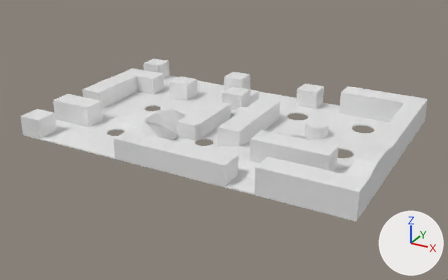
The OBJ model GRAFICOSYMULTIMEDIA/Unity/Assets/Nivel5.obj as it was, and as the next commit left it.
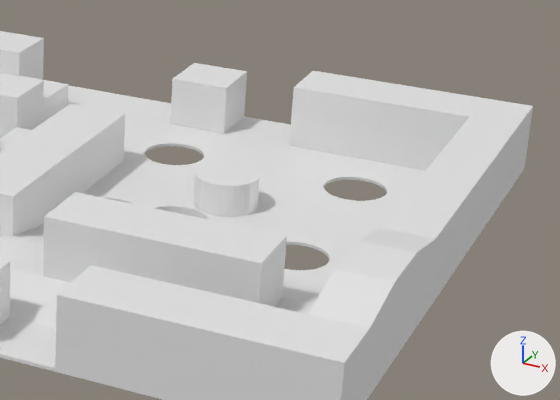
There are two pictures of each version: one whole from a 50 mm camera at (29.2, -45.1, 21.2) aimed at (4.8, -0.8, -0.9), one close up on the part from 52% to 98% of the width and 22% to 73% of the height. The lights are fixed; the arrows at lower right show +X, +Y and +Z. Where no turn or scale is listed for an object, it has been applied to the vertices.
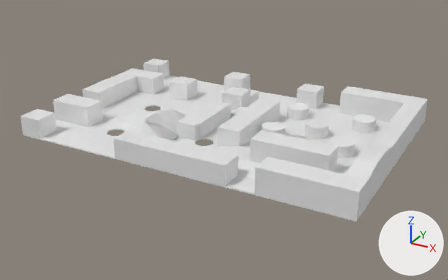
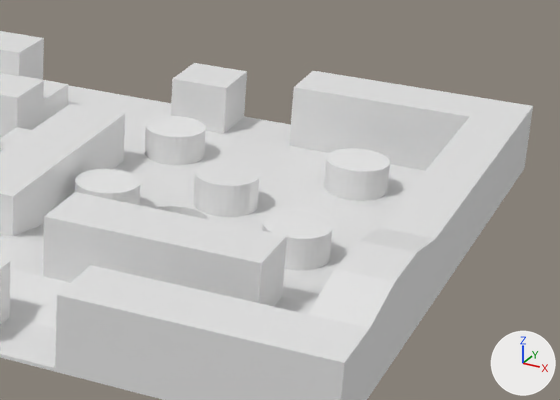
Boxes (x1, y1, x2, y2) around the edits, measured in the close-ups (560 x 400 px):
'Cylinder.001_Cylinder.002', added
    after: (324, 148, 390, 201)
'Cylinder_Cylinder.001', added
    after: (262, 211, 333, 270)
'Cylinder.002_Cylinder.003', added
    after: (145, 116, 206, 165)
'Cylinder.003_Cylinder.004', added
    after: (75, 169, 140, 205)

The change, as a list of edits to the scene's bpy script:
```text
Add mat_none:
    mat_none = principled_material('None')
    mat_none.base_color = (0.8, 0.8, 0.8)  # white #e7e7e7
    mat_none.roughness = 1.0
Add me_cylinder_cylinder_001:
    me_cylinder_cylinder_001.from_pydata(...)  # 64 vertices, 34 faces; spans x 14.49..16.49, y -1.44..0.56, z -0.96..1.04
    me_cylinder_cylinder_001.materials.append(mat_none)  # white #e7e7e7
Add me_cylinder_003_cylinder_004:
    me_cylinder_003_cylinder_004.from_pydata(...)  # 64 vertices, 34 faces; spans x 8.24..10.24, y -1.05..0.95, z -0.96..1.04
    me_cylinder_003_cylinder_004.materials.append(mat_none)  # white #e7e7e7
Add me_cylinder_002_cylinder_003:
    me_cylinder_002_cylinder_003.from_pydata(...)  # a 32-sided cylinder along z spanning x 8.24..10.24, y 4.39..6.39, z -0.96..1.04
    me_cylinder_002_cylinder_003.materials.append(mat_none)  # white #e7e7e7
Add me_cylinder_001_cylinder_002:
    me_cylinder_001_cylinder_002.from_pydata(...)  # 64 vertices, 34 faces; spans x 14.49..16.49, y 4.39..6.39, z -0.96..1.04
    me_cylinder_001_cylinder_002.materials.append(mat_none)  # white #e7e7e7
Add ob_cylinder_cylinder_001:
    ob_cylinder_cylinder_001 = bpy.data.objects.new('Cylinder_Cylinder.001', me_cylinder_cylinder_001)
    ob_cylinder_cylinder_001.location = (0.0, 0.0, 0.0)
Add ob_cylinder_003_cylinder_004:
    ob_cylinder_003_cylinder_004 = bpy.data.objects.new('Cylinder.003_Cylinder.004', me_cylinder_003_cylinder_004)
    ob_cylinder_003_cylinder_004.location = (0.0, 0.0, 0.0)
Add ob_cylinder_002_cylinder_003:
    ob_cylinder_002_cylinder_003 = bpy.data.objects.new('Cylinder.002_Cylinder.003', me_cylinder_002_cylinder_003)
    ob_cylinder_002_cylinder_003.location = (0.0, 0.0, 0.0)
Add ob_cylinder_001_cylinder_002:
    ob_cylinder_001_cylinder_002 = bpy.data.objects.new('Cylinder.001_Cylinder.002', me_cylinder_001_cylinder_002)
    ob_cylinder_001_cylinder_002.location = (0.0, 0.0, 0.0)
```
